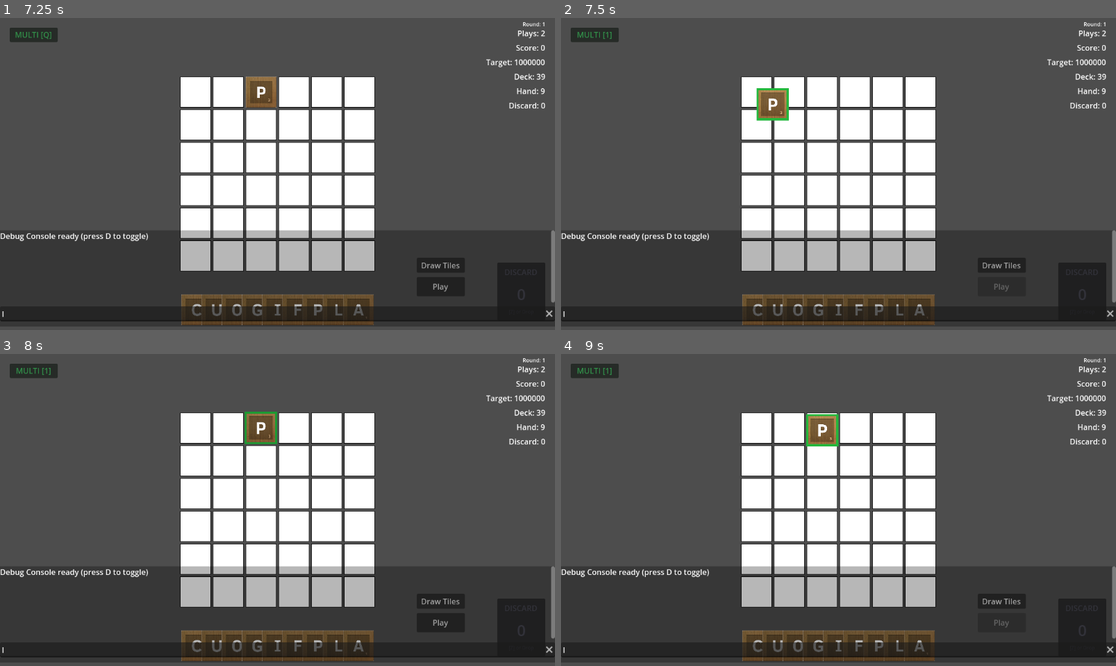
Above: before the commit, frames 1-4 (two rows, left to right).
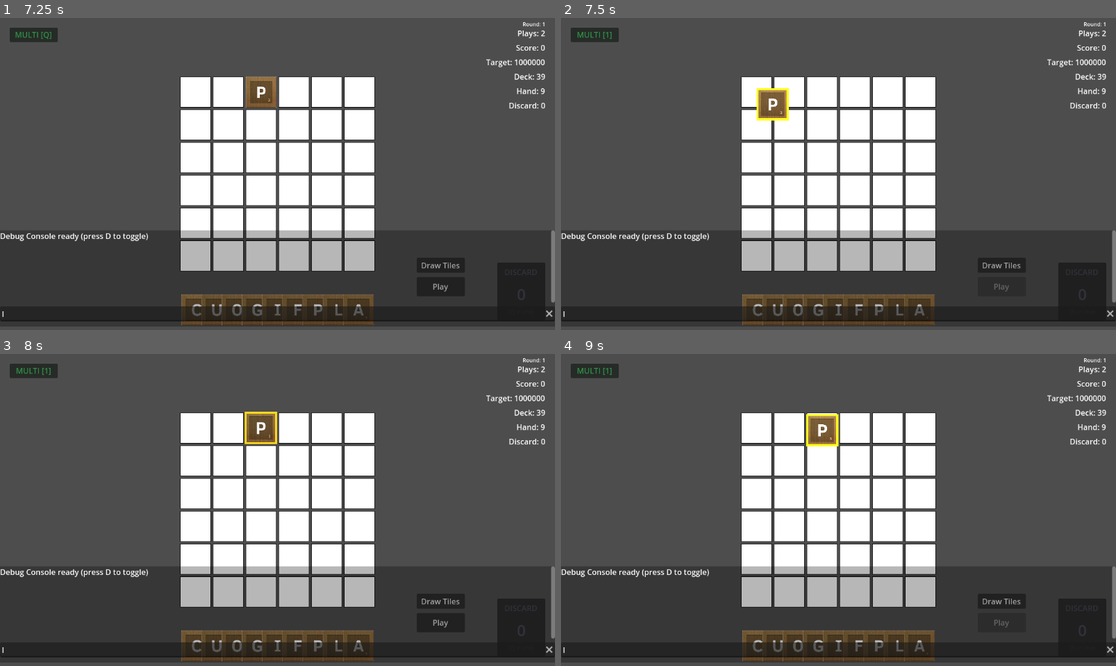
Above: after the commit, the same moments.

Repository: rcmilan/godot-scrabblerabble
Game: Godot game, scene res://scenes/title_screen/title_screen.tscn
The game is run twice, just before and just after one commit, with the same random seed, the same clock (stepped at 60 frames per second) and the same inputs.
Inputs (mouse positions are in pixels of both pictures, inside the frame that each line leads up to):
- Up to frame 1 (7.25 s): click "New Game" at 0.5 s; click "New Game" at 1.25 s; click "Start Run" at 2 s; tap Enter (ui_accept) at 2.75, 3.5 s; drag from (194, 92) to (333, 105) at 2.77 s; drag from (227, 92) to (249, 236) at 3.52 s; tap Space (confirm_action) at 4.25 s; move the mouse to (260, 92) at 4.27 s; hold D (navigate_right) 4.28-5 s; hold L (draw_tiles) 4.28-5 s; click (260, 92) at 4.42 s; click "Play" at 5 s; click "Play" at 5.75 s; click "Draw Tiles" at 6.5 s
- Up to frame 2 (7.5 s): tap Enter (ui_accept) at 7.25 s; drag from (821, 92) to (672, 127) at 7.27 s
- Up to frame 3 (8 s): no input
- Up to frame 4 (9 s): drag from (855, 428) to (866, 510) at 8.02 s; tap Space (confirm_action) at 8.75 s; drag from (855, 428) to (755, 432) at 8.77 s

Frame 1 is identical in both runs. In frame 2, 0.2% of the frame differs, in the area x 35-42%, y 22-33%; in frame 3, 0.1%; in frame 4, 0.2%.

Commit message:
fix: change tile selection border from green to yellow

Diff:
--- a/scenes/tile/tile.tscn
+++ b/scenes/tile/tile.tscn
@@ -9,7 +9,7 @@
 border_width_top = 4
 border_width_right = 4
 border_width_bottom = 4
-border_color = Color(0.11350792, 0.60272574, 0.19527751, 1)
+border_color = Color(1.0, 0.85, 0.1, 1)
 
 [sub_resource type="StyleBoxFlat" id="StyleBoxFlat_locked"]
 bg_color = Color(0, 0, 0, 0)
Not shown, changed: scenes/tile/CLAUDE.md
